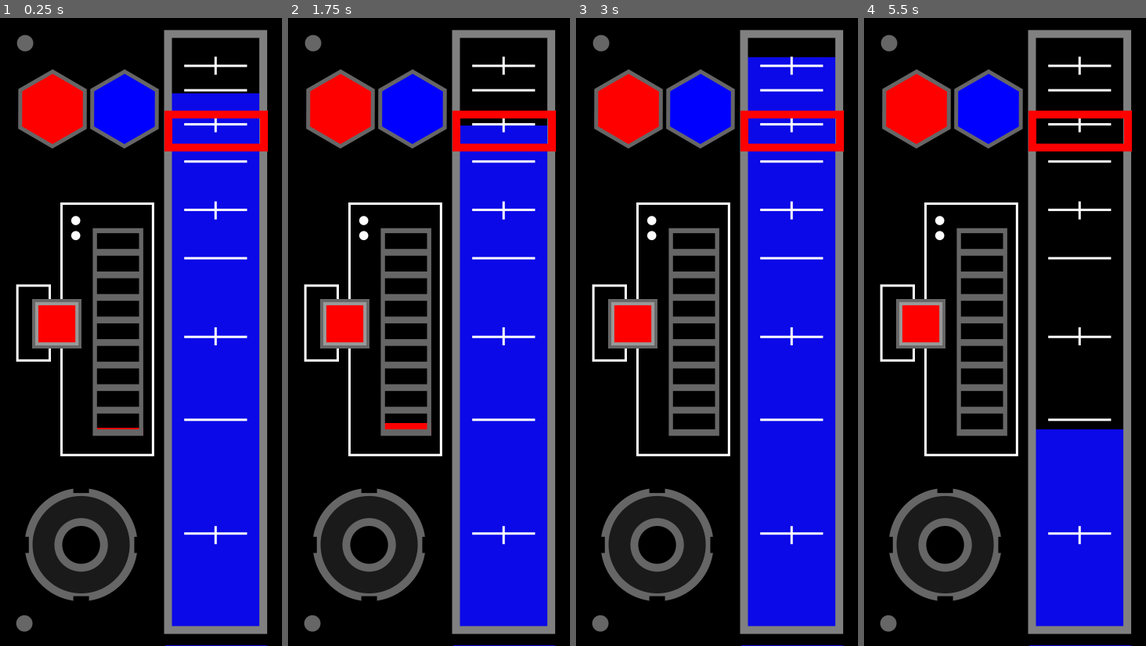
Above: before the commit, frames 1-4 (left to right).
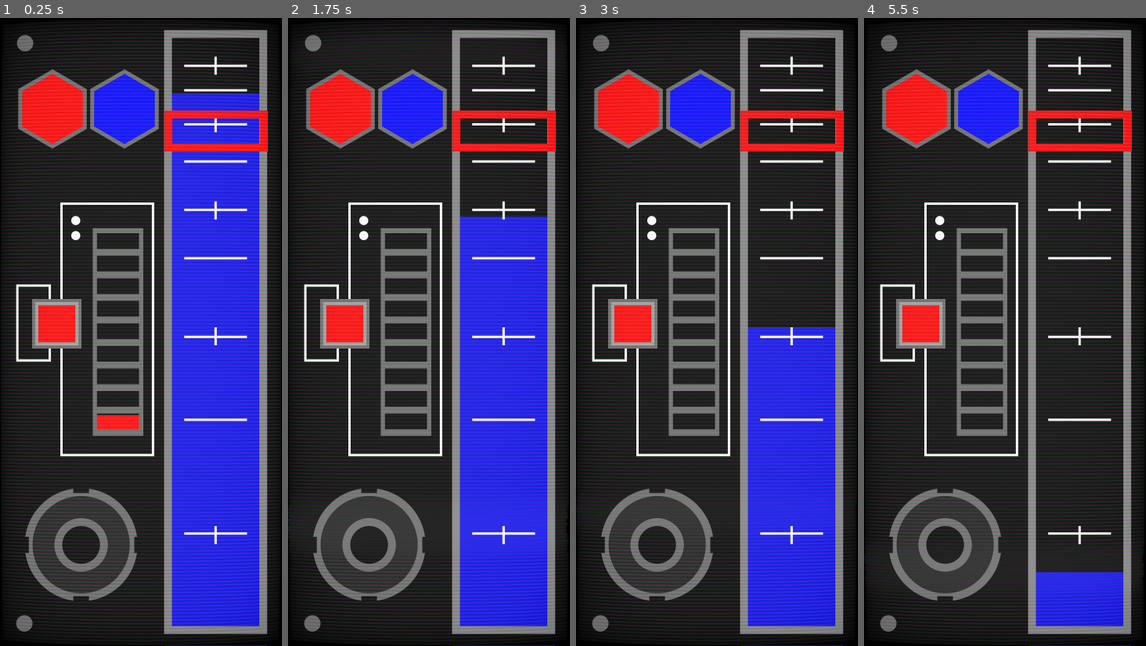
Above: after the commit, the same moments.

Repository: esburch/coolant-stabilizer
Game: Godot game, scene res://main.tscn
Two runs of this game, one before a commit and one after it. Both use one fixed random seed, a clock stepped at 60 frames per second and the inputs below.
Inputs (mouse positions are in pixels of both pictures, inside the frame that each line leads up to):
- Up to frame 1 (0.25 s): no input
- Up to frame 2 (1.75 s): move the mouse to (491, 300) at 0.52 s; press the mouse at (491, 300) at 0.53 s; move the mouse to (372, 363) at 1.27 s; release the mouse at (372, 363) at 1.28 s; click (372, 363) at 1.35 s
- Up to frame 3 (3 s): move the mouse to (745, 193) at 2.02 s; press the mouse at (745, 193) at 2.03 s; move the mouse to (702, 457) at 2.77 s; release the mouse at (702, 457) at 2.78 s; click (702, 457) at 2.85 s
- Up to frame 4 (5.5 s): move the mouse to (1089, 426) at 3.52 s; press the mouse at (1089, 426) at 3.53 s; move the mouse to (920, 237) at 4.27 s; release the mouse at (920, 237) at 4.28 s; click (920, 237) at 4.35 s; move the mouse to (1019, 332) at 5.02 s; press the mouse at (1019, 332) at 5.03 s

The runs differ from the first frame. In frame 1, 73% of the frame differs, in the area x 0-100%, y 0-100%; in frame 2, 75%; in frame 3, 74%; in frame 4, 75%.

Commit message:
Add scanline/CRT shader

Diff:
--- a/Coolant.gd
+++ b/Coolant.gd
@@ -1,6 +1,6 @@
 extends KinematicBody2D
 
-const VELOCITY: float = -18.0
+const VELOCITY: float = -15.0
 var velocity = Vector2.ZERO
 
 var gravity = ProjectSettings.get_setting("physics/2d/default_gravity") * 5
--- a/Coolant.tscn
+++ b/Coolant.tscn
@@ -33,7 +33,7 @@
 shape = SubResource( 2 )
 
 [node name="Timer" type="Timer" parent="."]
-wait_time = 5.0
+wait_time = 2.0
 
 [connection signal="area_entered" from="Area2D" to="." method="_on_Area2D_area_entered"]
 [connection signal="area_exited" from="Area2D" to="." method="_on_Area2D_area_exited"]
--- a/main.gd
+++ b/main.gd
@@ -17,4 +17,4 @@
 	if timer.time_left == 0:
 		pb.value = 0
 	else:
-		pb.value = 5-timer.time_left
+		pb.value = 2-timer.time_left
--- a/main.tscn
+++ b/main.tscn
@@ -13,6 +13,210 @@
 [sub_resource type="RectangleShape2D" id=2]
 extents = Vector2( 136, 70 )
 
+[sub_resource type="Shader" id=3]
+code = "/*
+Shader from Godot Shaders - the free shader library.
+
+This shader is under CC0 license. Feel free to use, improve and
+change this shader according to your needs and consider sharing
+the modified result to godotshaders.com.
+
+Optimised and packed by @c64cosmin
+If you do use this please share it with me
+Would love to see what you're making with it <3
+
+It's a combination of these two shaders
+~godotshaders.com/shader/VHS-and-CRT-monitor-effect
+godotshaders.com/shader/crt-shader-with-realistic-blurring/
+
+CRT grille and rolling lines made by @c64cosmin
+Vignette and warping effect was made by pend00
+Scanlines are from \"TimothyLottes\" FROM SHADERTOY
+Then ported by AHOPNESS (@ahopness)
+https://www.shadertoy.com/view/MsjXzh
+*/
+
+shader_type canvas_item;
+
+uniform sampler2D screen_texture;
+
+uniform vec2 resolution = vec2(320.0, 180.0);
+
+uniform float scan_line_amount :hint_range(0.0, 1.0) = 1.0;
+uniform float warp_amount :hint_range(0.0, 5.0) = 0.1;
+uniform float noise_amount :hint_range(0.0, 0.3) = 0.03;
+uniform float interference_amount :hint_range(0.0, 1.0) = 0.2;
+uniform float grille_amount :hint_range(0.0, 1.0) = 0.1;
+uniform float grille_size :hint_range(1.0, 5.0) = 1.0;
+uniform float vignette_amount :hint_range(0.0, 2.0) = 0.6;
+uniform float vignette_intensity : hint_range(0.0, 1.0) = 0.4;
+uniform float aberation_amount :hint_range(0.0, 1.0) = 0.5;
+uniform float roll_line_amount :hint_range(0.0, 1.0) = 0.3;
+uniform float roll_speed :hint_range(-8.0, 8.0) = 1.0;
+uniform float scan_line_strength :hint_range(-12.0, -1.0) = -8.0;
+uniform float pixel_strength :hint_range(-4.0, 0.0) = -2.0;
+
+float random(vec2 uv){
+    return fract(cos(uv.x * 83.4827 + uv.y * 92.2842) * 43758.5453123);
+}
+
+vec3 fetch_pixel(vec2 uv, vec2 off){
+	vec2 pos = floor(uv * resolution + off) / resolution + vec2(0.5) / resolution;
+
+	float noise = 0.0;
+	if(noise_amount > 0.0){
+		noise = random(pos + fract(TIME)) * noise_amount;
+	}
+
+	if(max(abs(pos.x - 0.5), abs(pos.y - 0.5)) > 0.5){
+		return vec3(0.0, 0.0, 0.0);
+	}
+
+	vec3 clr = texture(screen_texture , pos, -16.0).rgb + noise;
+	return clr;
+}
+
+// Distance in emulated pixels to nearest texel.
+vec2 Dist(vec2 pos){
+	pos = pos * resolution;
+	return - ((pos - floor(pos)) - vec2(0.5));
+}
+
+// 1D Gaussian.
+float Gaus(float pos, float scale){ return exp2(scale * pos * pos); }
+
+// 3-tap Gaussian filter along horz line.
+vec3 Horz3(vec2 pos, float off){
+	vec3 b = fetch_pixel(pos, vec2(-1.0, off));
+	vec3 c = fetch_pixel(pos, vec2( 0.0, off));
+	vec3 d = fetch_pixel(pos, vec2( 1.0, off));
+	float dst = Dist(pos).x;
+
+	// Convert distance to weight.
+	float scale = pixel_strength;
+	float wb = Gaus(dst - 1.0, scale);
+	float wc = Gaus(dst + 0.0, scale);
+	float wd = Gaus(dst + 1.0, scale);
+
+	// Return filtered sample.
+	return (b * wb + c * wc + d * wd) / (wb + wc + wd);
+}
+
+// Return scanline weight.
+float Scan(vec2 pos, float off){
+	float dst = Dist(pos).y;
+
+	return Gaus(dst + off, scan_line_strength);
+}
+
+// Allow nearest three lines to effect pixel.
+vec3 Tri(vec2 pos){
+	vec3 clr = fetch_pixel(pos, vec2(0.0));
+	if(scan_line_amount > 0.0){
+		vec3 a = Horz3(pos,-1.0);
+		vec3 b = Horz3(pos, 0.0);
+		vec3 c = Horz3(pos, 1.0);
+
+		float wa = Scan(pos,-1.0);
+		float wb = Scan(pos, 0.0);
+		float wc = Scan(pos, 1.0);
+
+		vec3 scanlines = a * wa + b * wb + c * wc;
+		clr = mix(clr, scanlines, scan_line_amount);
+	}
+	return clr;
+}
+
+// Takes in the UV and warps the edges, creating the spherized effect
+vec2 warp(vec2 uv){
+	vec2 delta = uv - 0.5;
+	float delta2 = dot(delta.xy, delta.xy);
+	float delta4 = delta2 * delta2;
+	float delta_offset = delta4 * warp_amount;
+
+	vec2 warped = uv + delta * delta_offset;
+	return (warped - 0.5) / mix(1.0,1.2,warp_amount/5.0) + 0.5;
+}
+
+float vignette(vec2 uv){
+	uv *= 1.0 - uv.xy;
+	float vignette = uv.x * uv.y * 15.0;
+	return pow(vignette, vignette_intensity * vignette_amount);
+}
+
+float floating_mod(float a, float b){
+	return a - b * floor(a/b);
+}
+
+vec3 grille(vec2 uv){
+	float PI = 3.14;
+
+	float unit = PI / 3.0;
+	float scale = 2.0*unit/grille_size;
+	float r = smoothstep(0.5, 0.8, cos(uv.x*scale - unit));
+	float g = smoothstep(0.5, 0.8, cos(uv.x*scale + unit));
+	float b = smoothstep(0.5, 0.8, cos(uv.x*scale + 3.0*unit));
+	return mix(vec3(1.0), vec3(r,g,b), grille_amount);
+}
+
+float roll_line(vec2 uv){
+	float x = uv.y * 3.0 - TIME * roll_speed;
+	float f = cos(x) * cos(x * 2.35 + 1.1) * cos(x * 4.45 + 2.3);
+	float roll_line = smoothstep(0.5, 0.9, f);
+	return roll_line * roll_line_amount;
+}
+
+void fragment(){
+	vec2 pix = FRAGCOORD.xy;
+	vec2 pos = warp(SCREEN_UV);
+
+	float line = 0.0;
+	if(roll_line_amount > 0.0){
+		line = roll_line(pos);
+	}
+
+	vec2 sq_pix = floor(pos * resolution) / resolution + vec2(0.5) / resolution;
+	if(interference_amount + roll_line_amount > 0.0){
+		float interference = random(sq_pix.yy + fract(TIME));
+		pos.x += (interference * (interference_amount + line * 6.0)) / resolution.x;
+	}
+
+	vec3 clr = Tri(pos);
+	if(aberation_amount > 0.0){
+		float chromatic = aberation_amount + line * 2.0;
+		vec2 chromatic_x = vec2(chromatic,0.0) / resolution.x;
+		vec2 chromatic_y = vec2(0.0, chromatic/2.0) / resolution.y;
+		float r = Tri(pos - chromatic_x).r;
+		float g = Tri(pos + chromatic_y).g;
+		float b = Tri(pos + chromatic_x).b;
+		clr = vec3(r,g,b);
+	}
+
+	if(grille_amount > 0.0)clr *= grille(pix);
+	clr *= 1.0 + scan_line_amount * 0.6 + line * 3.0 + grille_amount * 2.0;
+	if(vignette_amount > 0.0)clr *= vignette(pos);
+
+	COLOR.rgb = clr;
+	COLOR.a = 1.0;
+}"
+
+[sub_resource type="ShaderMaterial" id=4]
+shader = SubResource( 3 )
+shader_param/resolution = Vector2( 320, 180 )
+shader_param/scan_line_amount = 1.0
+shader_param/warp_amount = 0.1
+shader_param/noise_amount = 0.03
+shader_param/interference_amount = 0.2
+shader_param/grille_amount = 0.1
+shader_param/grille_size = 1.0
+shader_param/vignette_amount = 0.6
+shader_param/vignette_intensity = 0.4
+shader_param/aberation_amount = 0.5
+shader_param/roll_line_amount = 0.464
+shader_param/roll_speed = -1.766
+shader_param/scan_line_strength = -9.902
+shader_param/pixel_strength = -2.496
+
 [node name="Control" type="Node2D"]
 script = ExtResource( 1 )
 
@@ -33,7 +237,7 @@
 margin_right = 246.0
 margin_bottom = 794.0
 rect_scale = Vector2( 0.5, 0.5 )
-max_value = 5.0
+max_value = 2.0
 step = 0.1
 texture_progress = ExtResource( 5 )
 fill_mode = 3
@@ -71,18 +275,15 @@
 position = Vector2( -4, 2 )
 shape = SubResource( 2 )
 
-[node name="Label" type="Label" parent="."]
-visible = false
-margin_left = 87.0
-margin_top = 332.0
-margin_right = 142.0
-margin_bottom = 346.0
-rect_scale = Vector2( 5, 5 )
-custom_colors/font_color = Color( 0, 0, 0, 1 )
-text = "SUCCESS"
-
 [node name="TouchScreenButton" type="TouchScreenButton" parent="."]
 position = Vector2( 41, 358 )
 scale = Vector2( 0.4, 0.4 )
 normal = ExtResource( 3 )
 action = "Up"
+
+[node name="CRT" type="ColorRect" parent="."]
+self_modulate = Color( 1, 1, 1, 0.145098 )
+light_mask = 0
+material = SubResource( 4 )
+margin_right = 360.0
+margin_bottom = 800.0
Not shown: 1 places in main.tscn that only renumber resources
